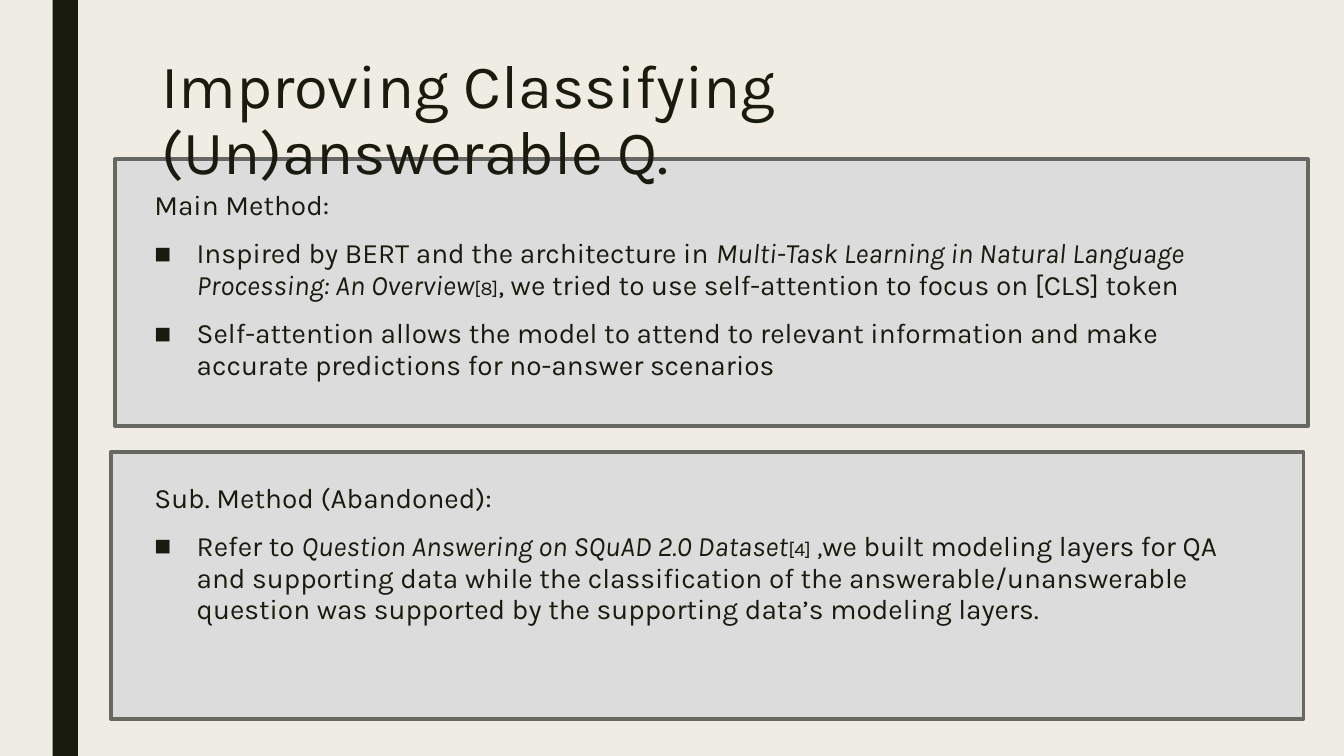
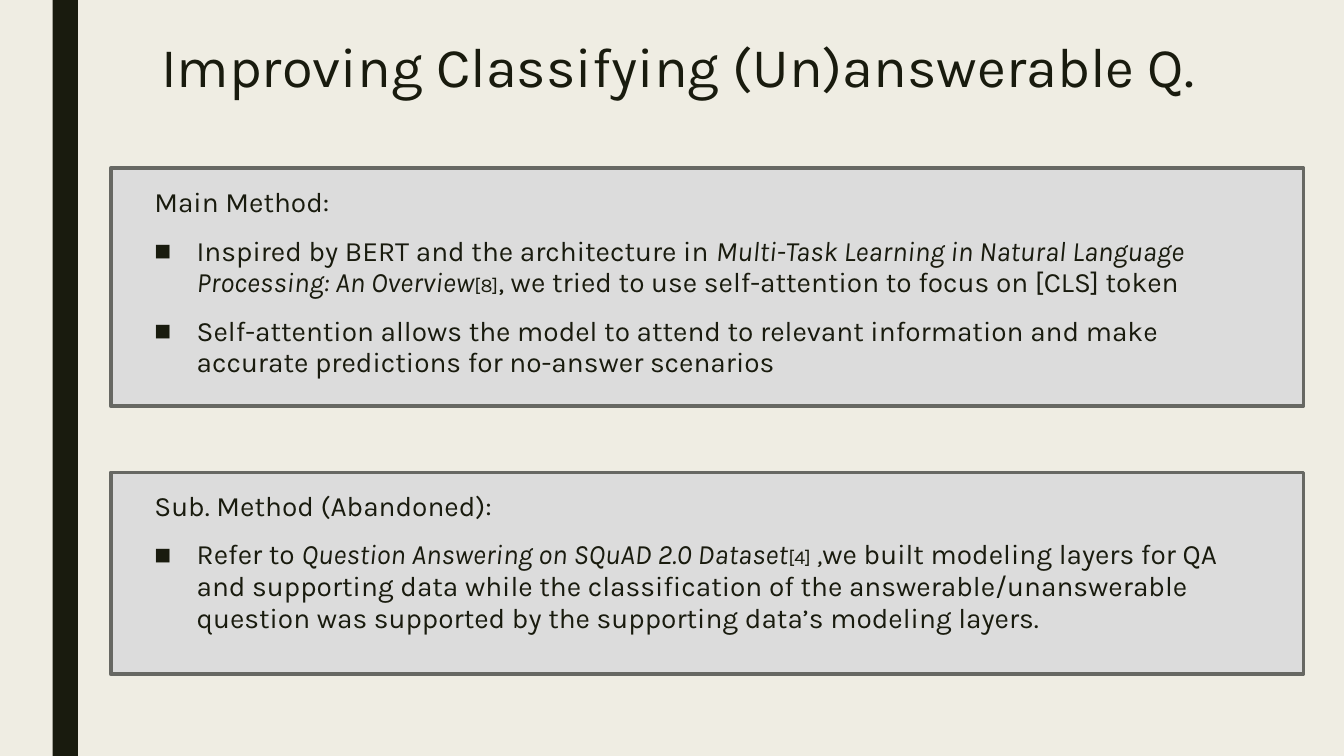
Before and after one commit to wangjasonx62301/How-multitasking-benefits-QA-Retrieval, a slide deck: slide 7 of Temp_2.pptx (slide 8 before the commit). Drawn at 1344x756 pixels with LibreOffice and Linux fonts; fonts in the diff are those of the drawing. Boxes give left, top, right and bottom in pixels: in the first picture for what was removed or moved away, otherwise in the second. Text is boxed around its words. In the diff, an @@ line names an element or a change of style, - is before the commit and + after.

```diff
--- a/Temp_2.pptx
+++ b/Temp_2.pptx
@@ text "Improving Classifying (Un)answerable Q." moved from (x1=161, y1=65, x2=776, y2=185) to (x1=161, y1=46, x2=1194, y2=100) @@
@@ text "Improving Classifying (Un)answerable Q." at (x1=161, y1=46, x2=1194, y2=100): size 44 to 40 pt @@
@@ rectangle resized from (x1=115, y1=159, x2=1308, y2=426) to (x1=111, y1=168, x2=1304, y2=406) @@
@@ rectangle resized from (x1=111, y1=452, x2=1304, y2=719) to (x1=111, y1=473, x2=1304, y2=675) @@
@@ text "Sub. Method (Abandoned):" moved from (x1=154, y1=488, x2=1217, y2=626) to (x1=154, y1=496, x2=1217, y2=635) @@
```
Also in this commit, not shown: 13 other slides changed, 6 slides added, 2 slides removed, 5 other files.
